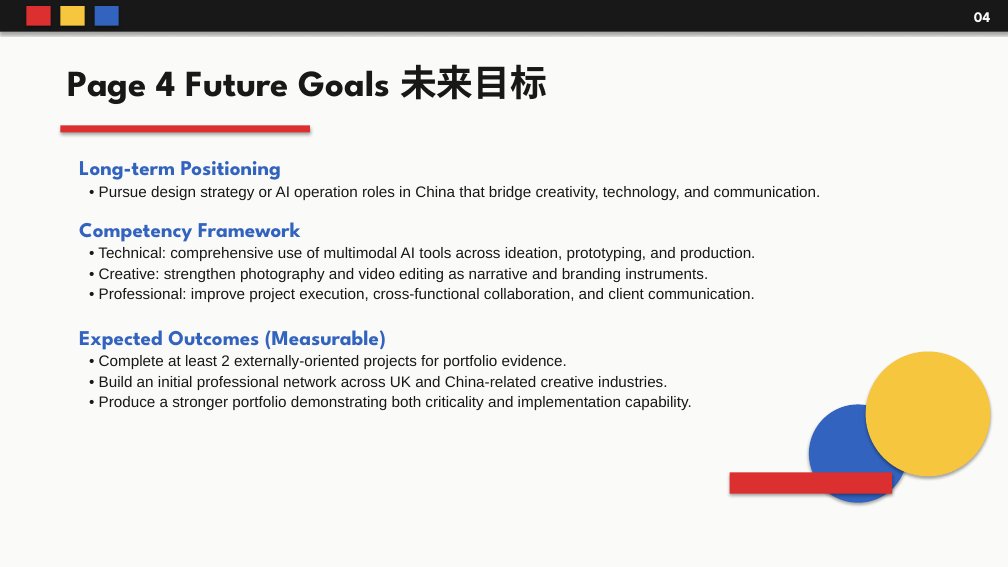
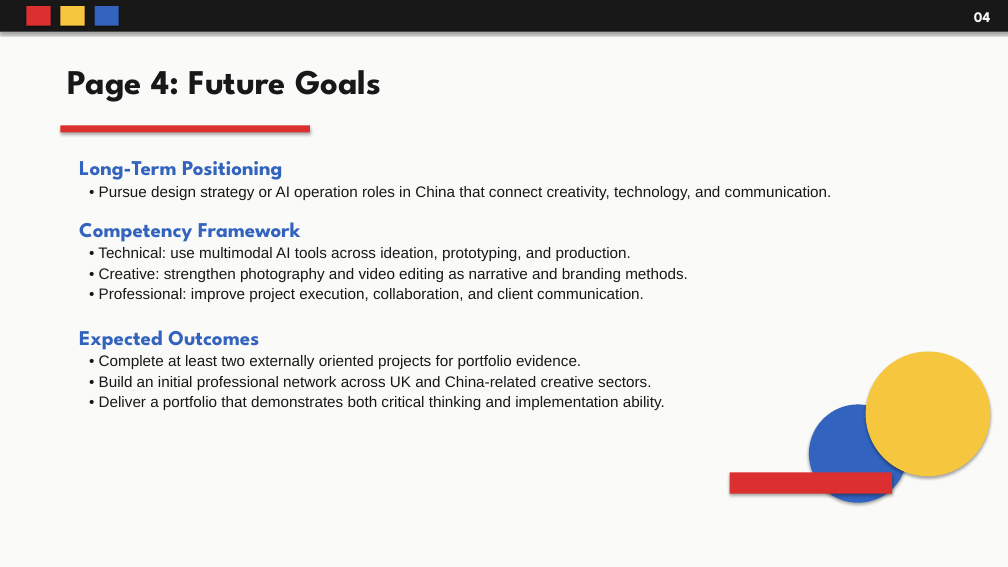
Before and after one commit to maotianyi12138-eng/-, a slide deck: slide 4 of Finding_Direction_Through_Exploration_Bauhaus.pptx. Drawn at 1008x567 pixels with LibreOffice and Linux fonts; fonts in the diff are those of the drawing. Boxes give left, top, right and bottom in pixels: in the first picture for what was removed or moved away, otherwise in the second. Text is boxed around its words. In the diff, an @@ line names an element or a change of style, - is before the commit and + after.

```diff
--- a/Finding_Direction_Through_Exploration_Bauhaus.pptx
+++ b/Finding_Direction_Through_Exploration_Bauhaus.pptx
@@ text at box(68, 70, 381, 102): text changed; size 35 to 33 pt @@
-Page 4 Future Goals 未来目标
+Page 4: Future Goals
@@ text at box(79, 161, 282, 180): text changed @@
-Long-term Positioning
+Long-Term Positioning
@@ text at box(99, 186, 832, 200): text changed @@
-• Pursue design strategy or AI operation roles in China that bridge creativity, technology, and communication.
+• Pursue design strategy or AI operation roles in China that connect creativity, technology, and communication.
@@ text at box(98, 247, 688, 302): text changed @@
-• Technical: comprehensive use of multimodal AI tools across ideation, prototyping, and production.
-• Creative: strengthen photography and video editing as narrative and branding instruments.
-• Professional: improve project execution, cross-functional collaboration, and client communication.
+• Technical: use multimodal AI tools across ideation, prototyping, and production.
+• Creative: strengthen photography and video editing as narrative and branding methods.
+• Professional: improve project execution, collaboration, and client communication.
@@ text at box(79, 330, 259, 350): text changed @@
-Expected Outcomes (Measurable)
+Expected Outcomes
@@ text at box(99, 355, 665, 410): text changed @@
-• Complete at least 2 externally-oriented projects for portfolio evidence.
-• Build an initial professional network across UK and China-related creative industries.
-• Produce a stronger portfolio demonstrating both criticality and implementation capability.
+• Complete at least two externally oriented projects for portfolio evidence.
+• Build an initial professional network across UK and China-related creative sectors.
+• Deliver a portfolio that demonstrates both critical thinking and implementation ability.
```
Also in this commit, not shown: 6 other slides changed.
